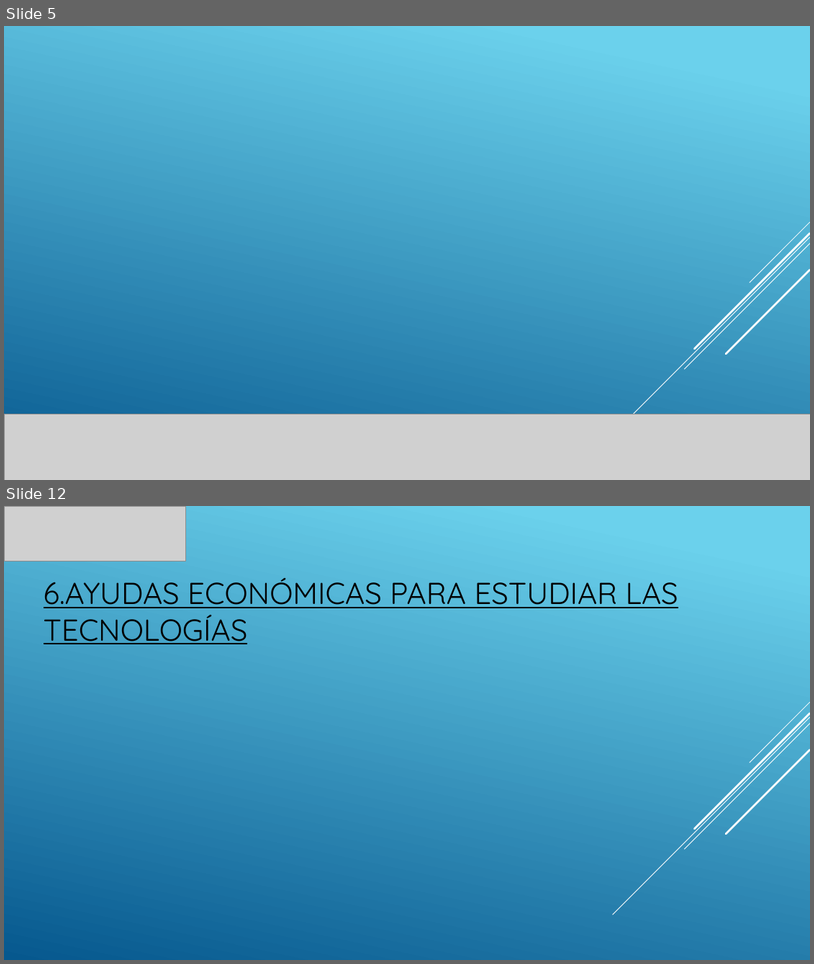
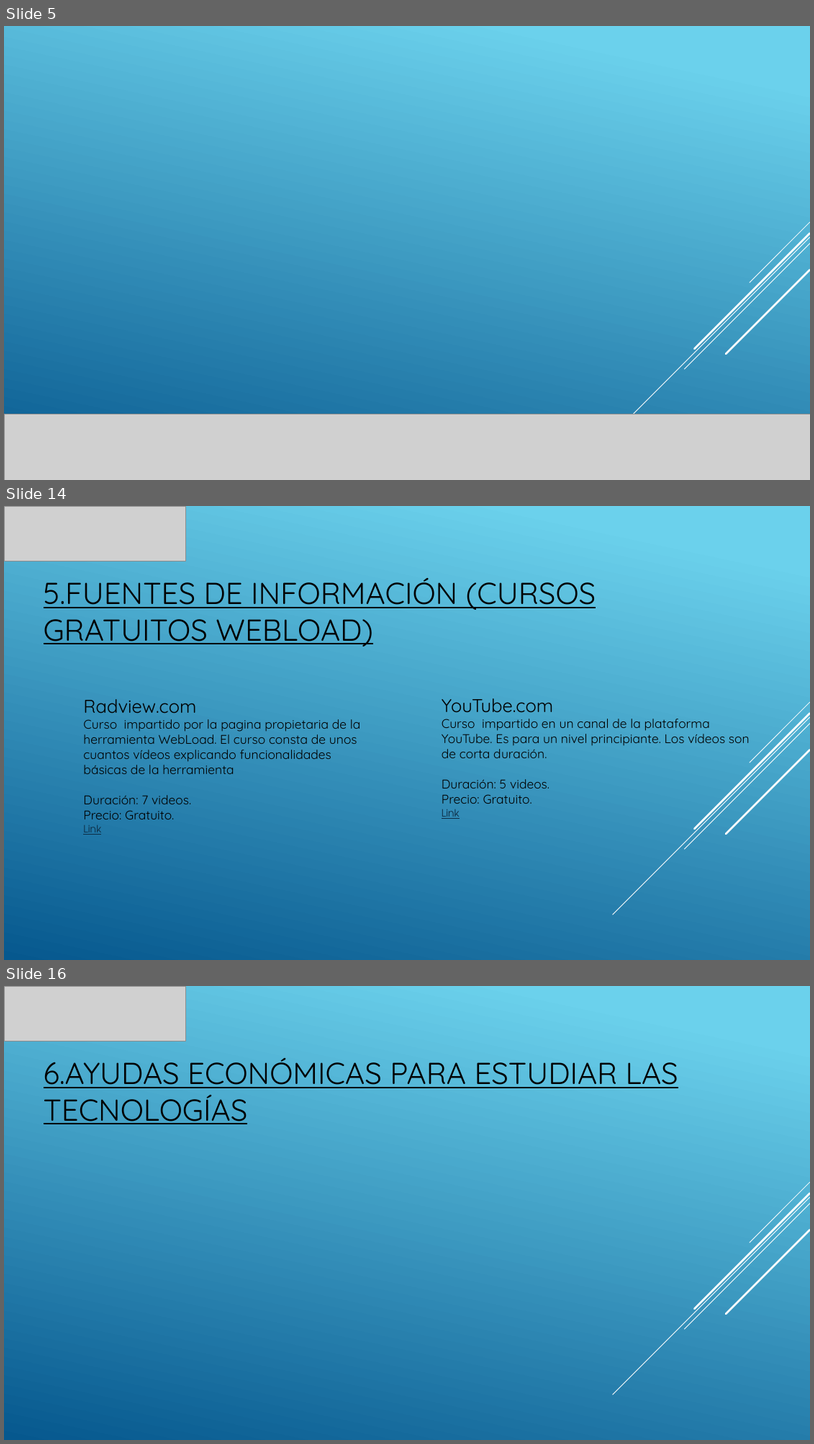
Before and after one commit to PedroISP/TG1, a slide deck: TG1_final.pptx. Shown one above the other, each under a label of ours: slides 5 and 12 before the commit, slides 5, 14 and 16 after it; the slides between them are not shown. The pictures are 814x964 and 814x1444 pixels, drawn with LibreOffice and Linux fonts; fonts in the diff are those of the drawing; grey boxes stand for pictures; background and template pictures are left out. Boxes give left, top, right and bottom in pixels: in the first picture for what was removed or moved away, otherwise in the second. Text is boxed around its words. In the diff, an @@ line names an element or a change of style, - is before the commit and + after.

```diff
--- a/TG1_final.pptx
+++ b/TG1_final.pptx
@@ slide 14 added at (x1=4, y1=506, x2=810, y2=960), background gradient #6ED2EB to #06588E; not listed: 5 template elements that a slide beside it also shows @@
@@ picture added at (x1=4, y1=506, x2=186, y2=561) @@
@@ title added at (x1=44, y1=578, x2=597, y2=646), 36 pt, text #000000, underline @@
+5.FUENTES DE INFORMACIÓN (CURSOS GRATUITOS WEBLOAD)
@@ text added at (x1=83, y1=699, x2=361, y2=834), 15 pt, text #000000 @@
+Radview.com
+Curso impartido por la pagina propietaria de la herramienta WebLoad. El curso consta de unos cuantos vídeos explicando funcionalidades básicas de la herramienta
+Duración: 7 videos.
+Precio: Gratuito.
+Link
@@ text added at (x1=442, y1=698, x2=750, y2=818), 15 pt, text #000000 @@
+YouTube.com
+Curso impartido en un canal de la plataforma YouTube. Es para un nivel principiante. Los vídeos son de corta duración.
+Duración: 5 videos.
+Precio: Gratuito.
+Link
@@ what was slide 12 is now slide 16 @@
```
Also in this commit, not shown: 8 slides changed, 3 other slides added, 1 other file.
